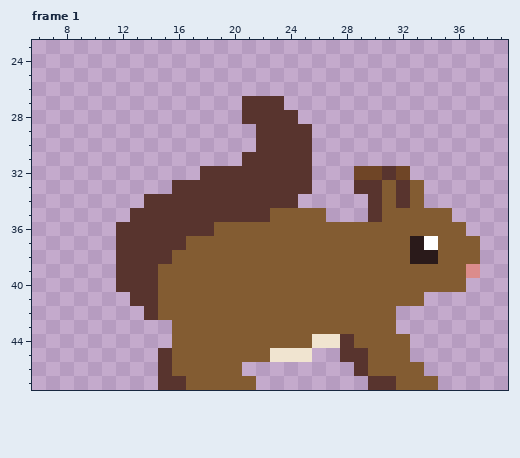
Edited in one commit: pixel-art file (bnp/resources/sprites/squirrel/squirrel.aseprite). The picture above was drawn from the file before the commit.
48x48 pixels, 4 frames. Shown: frame 1: x 6..39, y 23..47. The commit also changed other frames, which this record leaves out.
After the commit:
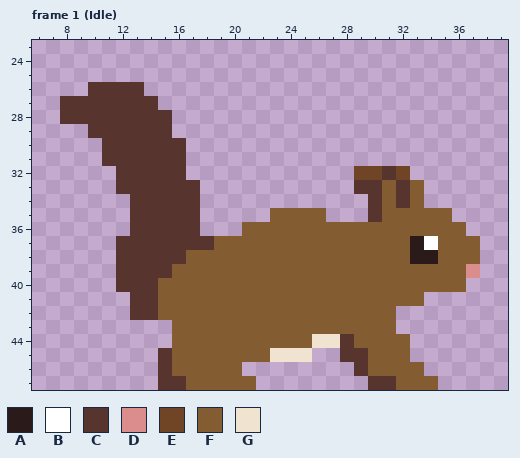
Palette (. is transparent): A #2a1a1a  B #ffffff  C #58342e  D #db8c8c  E #6f4526  F #835c32  G #f0e4d0
What changed:
--- frame 1 (Idle)
@@ x 6..27 @@
 25 ......................
-26 ......................
-27 ...............CCC....
-28 ...............CCCC...
-29 ................CCCC..
-30 ................CCCC..
-31 ...............CCCCC..
-32 ............CCCCCCCC..
-33 ..........CCCCCCCCCC..
-34 ........CCCCCCCCCCC...
-35 .......CCCCCCCCCCFFFF.
-36 ......CCCCCCCFFFFFFFFF
-37 ......CCCCCFFFFFFFFFFF
-38 ......CCCCFFFFFFFFFFFF
-39 ......CCCFFFFFFFFFFFFF
+26 ....CCCC..............
+27 ..CCCCCCC.............
+28 ..CCCCCCCC............
+29 ....CCCCCC............
+30 .....CCCCCC...........
+31 .....CCCCCC...........
+32 ......CCCCC...........
+33 ......CCCCCC..........
+34 .......CCCCC..........
+35 .......CCCCC.....FFFF.
+36 .......CCCCC...FFFFFFF
+37 ......CCCCCCCFFFFFFFFF
+38 ......CCCCCFFFFFFFFFFF
+39 ......CCCCFFFFFFFFFFFF
 40 ......CCCFFFFFFFFFFFFF
 41 .......CCFFFFFFFFFFFFF
-42 ........CFFFFFFFFFFFFF
+42 .......CCFFFFFFFFFFFFF
 43 ..........FFFFFFFFFFFF
Changed places in both pictures, as pixel boxes (x1, y1, x2, y2):
changed: (60, 82, 312, 320)
